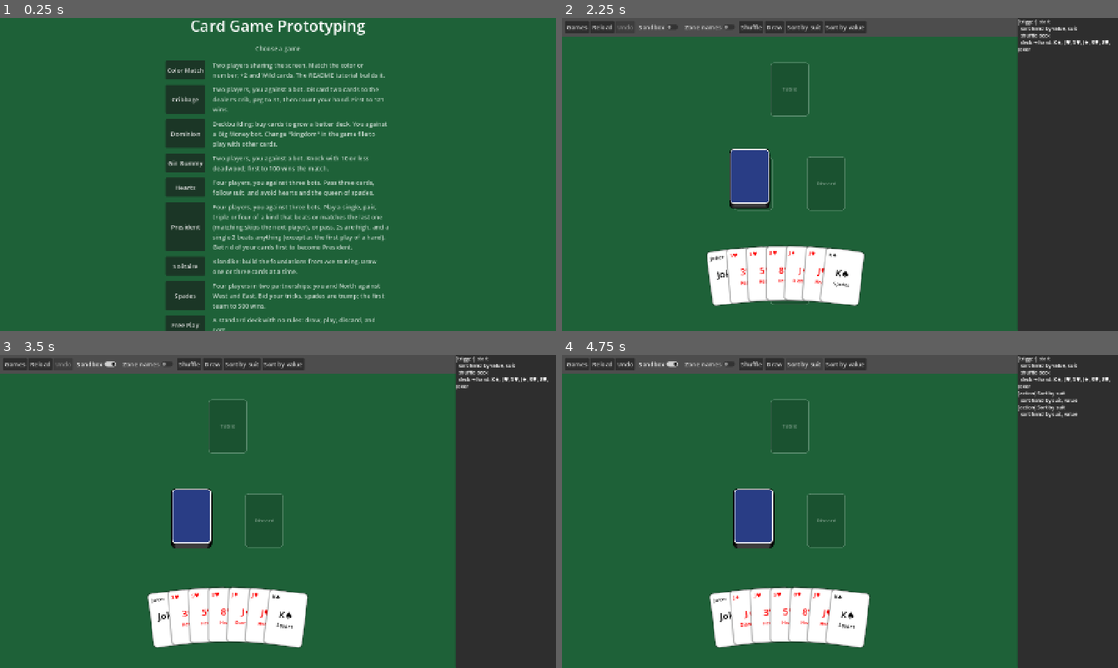
Above: before the commit, frames 1-4 (two rows, left to right).
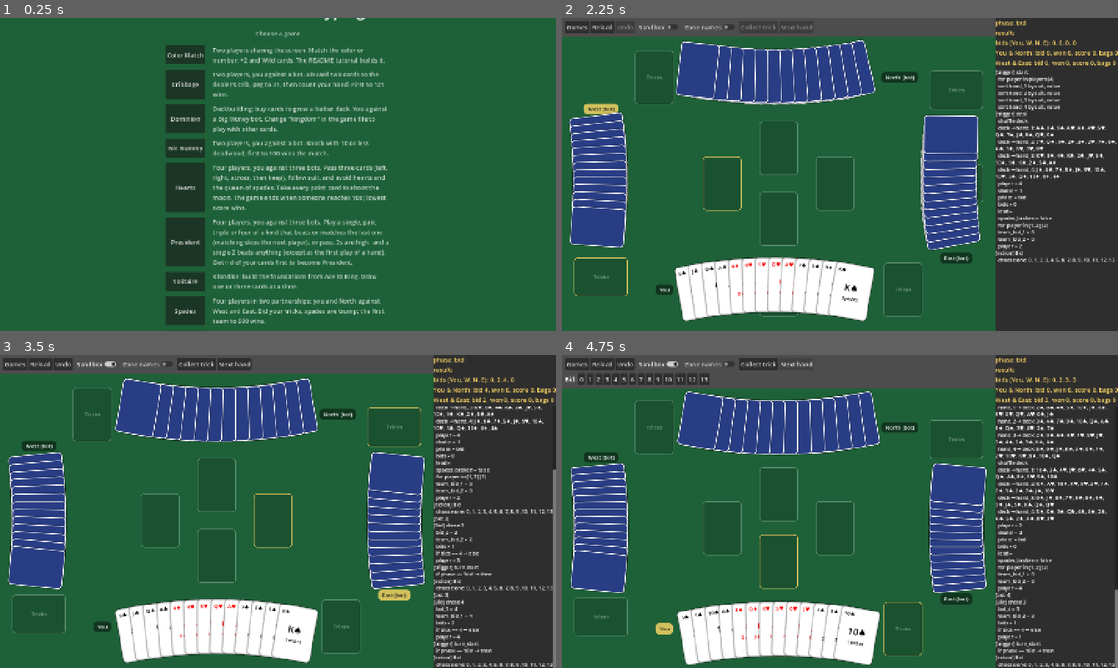
Above: after the commit, the same moments.

Repository: tylersutton/CardGameEngine
Game: Godot game, scene res://scenes/title.tscn
Same seed, same stepped clock (60 frames per second), same inputs: the game is played once before the commit and once after it.
Inputs (mouse positions are in pixels of both pictures, inside the frame that each line leads up to):
- Up to frame 1 (0.25 s): no input
- Up to frame 2 (2.25 s): click (745, 324) at 0.5 s, where only the run before the commit has a clickable "Free Play"; click "Games" at 1.25 s; click (745, 324) at 2 s, where only the run before the commit has a clickable "Free Play"
- Up to frame 3 (3.5 s): click "Sandbox" at 2.75 s
- Up to frame 4 (4.75 s): click (795, 364) at 3.5 s, where only the run after the commit has a clickable "Next hand"; click (795, 364) at 4.25 s, where only the run after the commit has a clickable "Next hand"

The runs differ from the first frame. In frame 1, 14% of the frame differs, in the area x 29-70%, y 0-100%; in frame 2, 29%; in frame 3, 29%; in frame 4, 33%, in the area x 0-100%, y 0-100%.

Commit message:
Roadmap clean-up: grids, Dominion kingdom bot, Hearts extras, fixes
- Zones: "grid" lays out copies in rows; "group" puts several kinds of
  copies in one named group. Dominion's supply uses both.
- Dominion bot buys kingdom cards (a few terminals, draw, markets).
- Hearts: passing rotates left, right, across, keep; shooting the moon;
  the game ends at 100 and the lowest score wins.
- Color Match: the first card turned up can't be a Wild or +2, and taking
  the last card refills the deck (the game could get stuck before).
- A bot's choice no longer shows highlights or choice buttons.

Co-Authored-By: Claude Opus 5.5 <noreply@anthropic.com>

Diff:
--- a/games/color_match.json
+++ b/games/color_match.json
@@ -29,7 +29,7 @@
 		{
 			"from": "deck", "to": "hand",
 			"when": "winner == null",
-			"then": ["end_turn()"]
+			"then": [{ "if": "count(deck) == 0", "then": ["trigger('deck_empty')"] }, "end_turn()"]
 		}
 	],
 	"actions": {
@@ -48,6 +48,7 @@
 			"sort(hand_2, ['color', 'number'])",
 			"shuffle(deck)",
 			"deal(deck, all_hand, 7)",
+			{ "while": "text(top(deck), 'on_pile') != ''", "do": ["shuffle(deck)"] },
 			"move(top(deck), pile)",
 			"assign('active_color', top(pile).data.color)"
 		],
--- a/games/dominion.json
+++ b/games/dominion.json
@@ -8,9 +8,14 @@
 		"box": { "outline": false, "layout": "pile", "face": "down", "anchor": [-0.3, 0.5], "cards": "res://decks/dominion.csv" },
 		"chosen": { "outline": false, "layout": "pile", "anchor": [-0.3, 0.5] },
 		"trash": { "label": "Trash", "layout": "pile", "anchor": [0.55, 0.3] },
-		"supply": {
-			"label": "Empty", "copies": 17, "layout": "pile",
-			"anchors": [[0.05, 0.11], [0.14, 0.11], [0.23, 0.11], [0.32, 0.11], [0.41, 0.11], [0.5, 0.11], [0.59, 0.11], [0.05, 0.49], [0.14, 0.49], [0.23, 0.49], [0.32, 0.49], [0.41, 0.49], [0.05, 0.3], [0.14, 0.3], [0.23, 0.3], [0.32, 0.3], [0.41, 0.3]],
+		"basic_pile": {
+			"label": "Empty", "copies": 7, "group": "supply", "layout": "pile",
+			"anchor": [0.05, 0.11], "grid": { "columns": 7, "spacing": [0.09, 0] },
+			"on_click": ["try_move(card, discard)"]
+		},
+		"kingdom_pile": {
+			"label": "Empty", "copies": 10, "group": "supply", "layout": "pile",
+			"anchor": [0.05, 0.49], "grid": { "columns": 5, "spacing": [0.09, -0.19] },
 			"on_click": ["try_move(card, discard)"]
 		},
 		"deck": { "label": "Deck", "per_player": true, "layout": "pile", "face": "down", "anchors": [[0.07, 0.88], [0.72, 0.11]] },
@@ -31,7 +36,7 @@
 		"your victory points": "sum([deck_1, hand_1, play_1, discard_1], 'vp')",
 		"bot's victory points": "sum([deck_2, hand_2, play_2, discard_2], 'vp')"
 	},
-	"bot": { "players": [2], "prefer": "20 * (sum(my_cards, 'coins') - count(matching(my_cards, 'is_copper'))) / count(my_cards) + sum(my_cards, 'vp') + 0.01 * coins" },
+	"bot": { "players": [2], "prefer": "20 * (sum(my_cards, 'coins') - count(matching(my_cards, 'is_copper'))) / count(my_cards) + 4 * min(count(matching(my_cards, 'is_terminal')), floor(count(my_cards) / 10)) + 3 * min(sum(my_cards, 'cards'), count(matching(my_cards, 'is_action'))) / count(my_cards) * 10 + sum(my_cards, 'vp') + 0.01 * coins" },
 	"conditions": {
 		"basics": "['Copper', 'Silver', 'Gold', 'Estate', 'Duchy', 'Province', 'Curse']",
 		"kingdom": "['Cellar', 'Moat', 'Merchant', 'Village', 'Workshop', 'Militia', 'Remodel', 'Smithy', 'Market', 'Mine']",
@@ -40,6 +45,7 @@
 		"within_limit": "number(card, 'cost') <= gain_limit",
 		"treasure_within_limit": "is_treasure and within_limit",
 		"is_action": "number(card, 'action') == 1",
+		"is_terminal": "is_action and number(card, 'actions') == 0",
 		"is_treasure": "card.data.type == 'Treasure'",
 		"is_gardens": "card.data.name == 'Gardens'",
 		"is_copper": "card.data.name == 'Copper'",
@@ -135,7 +141,7 @@
 		"Witch attack": {
 			"button": false,
 			"steps": [{ "for": "player", "in": "players", "do": [
-				{ "if": "attacked", "then": ["move(top(zone('supply', 7)), discard)"] },
+				{ "if": "attacked", "then": ["move(top(zone('basic_pile', 7)), discard)"] },
 				"assign('immune', false)"
 			] }]
 		},
@@ -144,12 +150,12 @@
 	},
 	"triggers": {
 		"start": [
-			{ "for": "name", "in": "basics", "do": ["move(where(box, 'name', name), zone('supply', name_number))"] },
+			{ "for": "name", "in": "basics", "do": ["move(where(box, 'name', name), zone('basic_pile', name_number))"] },
 			"sort(chosen, ['cost', 'name'])",
 			{ "for": "name", "in": "kingdom", "do": ["move(where(box, 'name', name), chosen)"] },
-			{ "for": "pile", "in": "numbers(8, 17)", "do": ["move(where(chosen, 'name', text(lowest(chosen, 'cost'), 'name')), zone('supply', pile))"] },
-			"deal(zone('supply', 1), all_deck, 7)",
-			"deal(zone('supply', 4), all_deck, 3)",
+			{ "for": "pile", "in": "kingdom_pile", "do": ["move(where(chosen, 'name', text(lowest(chosen, 'cost'), 'name')), pile)"] },
+			"deal(zone('basic_pile', 1), all_deck, 7)",
+			"deal(zone('basic_pile', 4), all_deck, 3)",
 			{ "for": "player", "in": "players", "do": ["sort(hand, ['type', 'cost'])", "shuffle(deck)", "draw(deck, hand, 5)"] }
 		],
 		"deck_empty": ["move(discard, deck)", "shuffle(deck)"],
@@ -172,7 +178,7 @@
 		"check_end": [
 			"assign('empty_piles', 0)",
 			{ "for": "pile", "in": "supply", "do": [{ "if": "count(pile) == 0", "then": ["assign('empty_piles', empty_piles + 1)"] }] },
-			{ "if": "count(zone('supply', 6)) == 0 or empty_piles >= 3", "then": ["trigger('final_score')"] }
+			{ "if": "count(zone('basic_pile', 6)) == 0 or empty_piles >= 3", "then": ["trigger('final_score')"] }
 		],
 		"final_score": [
 			{ "for": "player", "in": "players", "do": ["assign('score', sum(my_cards, 'vp') + gardens_vp)"] },
--- a/games/hearts.json
+++ b/games/hearts.json
@@ -1,6 +1,6 @@
 {
 	"title": "Hearts",
-	"description": "Four players, you against three bots. Pass three cards, follow suit, and avoid hearts and the queen of spades.",
+	"description": "Four players, you against three bots. Pass three cards (left, right, across, then keep), follow suit, and avoid hearts and the queen of spades. Take every point card to shoot the moon. The game ends when someone reaches 100; lowest score wins.",
 	"players": 4,
 	"player_names": ["You", "West", "North", "East"],
 	"seats": [[0.236, 0.86], [0.09, 0.247], [0.78, 0.14], [0.91, 0.753]],
@@ -18,9 +18,9 @@
 			"rotations": [0, 90, 180, 270]
 		}
 	},
-	"variables": { "phase": "pass", "passed": 0, "lead": "", "hearts_broken": false, "tricks": 0 },
+	"variables": { "phase": "pass", "hand_number": 0, "pass_to": 1, "passed": 0, "lead": "", "hearts_broken": false, "tricks": 0, "moon": 0, "best": 0, "best_score": 0, "result": "" },
 	"player_variables": { "score": 0 },
-	"status": { "your points this hand": "sum(won_1, 'points')" },
+	"status": { "your points this hand": "sum(won_1, 'points')", "passing": "['no pass', 'left', 'across', 'right'][int(pass_to)]" },
 	"bot": { "players": [2, 3, 4], "prefer": "-sum(hand, 'value') - 2 * played_face_up - 10 * sum(won, 'points')" },
 	"conditions": {
 		"follows_suit": "lead == '' or card.data.suit == lead or count(where(hand, 'suit', lead)) == 0",
@@ -42,7 +42,7 @@
 	],
 	"actions": {
 		"Pass 3": {
-			"when": "phase == 'pass'",
+			"button": false,
 			"choose": "hand", "pick": 3,
 			"steps": [
 				"move(choice, played)",
@@ -68,6 +68,8 @@
 			"trigger('deal')"
 		],
 		"deal": [
+			"assign('hand_number', hand_number + 1)",
+			"assign('pass_to', [1, 3, 2, 0][int(hand_number - 1) % 4])",
 			"move([all_hand, all_played, all_won], deck)",
 			"shuffle(deck)",
 			"deal(deck, all_hand, 13)",
@@ -77,17 +79,33 @@
 			"assign('lead', '')",
 			"assign('hearts_broken', false)",
 			"assign('player', 1)",
-			"ask('Pass 3')"
+			{ "if": "pass_to == 0", "then": ["trigger('first_lead')"], "else": ["ask('Pass 3')"] }
 		],
 		"turn_start": [{ "if": "phase == 'pass'", "then": ["ask('Pass 3')"] }],
 		"exchange": [
-			{ "for": "player", "in": "players", "do": ["move(played, opponent_hand)"] },
+			{ "for": "player", "in": "players", "do": ["move(played, zone('hand', next_player(pass_to)))"] },
+			"trigger('first_lead')"
+		],
+		"first_lead": [
 			"assign('phase', 'play')",
 			"assign('player', owner(top(where(all_hand, 'name', '2♣'))))"
 		],
 		"score_hand": [
-			{ "for": "player", "in": "players", "do": ["assign('score', score + sum(won, 'points'))"] },
-			"assign('phase', 'hand over')"
+			"assign('moon', 0)",
+			{ "for": "player", "in": "players", "do": [{ "if": "sum(won, 'points') == 26", "then": ["assign('moon', player)"] }] },
+			{ "for": "player", "in": "players", "do": [
+				{ "if": "moon == 0", "then": ["assign('score', score + sum(won, 'points'))"] },
+				{ "if": "moon != 0 and moon != player", "then": ["assign('score', score + 26)"] }
+			] },
+			"assign('phase', 'hand over')",
+			{ "if": "max(max(score_1, score_2), max(score_3, score_4)) >= 100", "then": ["trigger('game_over')"] }
+		],
+		"game_over": [
+			"assign('phase', 'over')",
+			"assign('best', 1)",
+			"assign('best_score', score_1)",
+			{ "for": "player", "in": "players", "do": [{ "if": "score < best_score", "then": ["assign('best', player)", "assign('best_score', score)"] }] },
+			"assign('result', ['You win!', 'West wins', 'North wins', 'East wins'][int(best) - 1])"
 		]
 	},
 	"card_face": { "corner": "name", "title": "name", "body": ["suit"], "color": "color" }
--- a/scripts/core/game.gd
+++ b/scripts/core/game.gd
@@ -86,6 +86,8 @@
 			var zone := Zone.new(zone_kind, definition, number)
 			_add_zone(zone, definition)
 			zone_groups[group_name].append(zone)
+			if definition.has("group"):
+				zone_groups.get_or_add(definition.group, []).append(zone)
 	variables = rules.variables.duplicate(true)
 	if rules.players > 1:
 		variables[PLAYER_VARIABLE] = 1
@@ -772,7 +774,7 @@
 
 
 func _names(rule_zone: Variant, zone: Zone) -> bool:
-	return rule_zone == null or _resolve(rule_zone) == zone.name or (rule_zone in zone_groups and zone.kind == rule_zone)
+	return rule_zone == null or _resolve(rule_zone) == zone.name or (rule_zone in zone_groups and zone in zone_groups[rule_zone])
 
 
 func _refusal_reason(source: Zone, destination: Zone) -> String:
@@ -973,6 +975,12 @@
 	if per_player and definition.has("copies"):
 		errors.append("Zone \"%s\": use \"per_player\" or \"copies\", not both" % zone_kind)
 	var copies: int = rules.players if per_player else int(definition.get("copies", 0))
+	var grid: Variant = definition.get("grid")
+	if grid != null and not (grid is Dictionary and grid.get("columns") is float and grid.get("spacing") is Array and grid.spacing.size() == 2):
+		errors.append("Zone \"%s\": \"grid\" should look like { \"columns\": 5, \"spacing\": [0.09, 0.19] }" % zone_kind)
+		return 0
+	if definition.has("group") and copies == 0:
+		errors.append("Zone \"%s\": \"group\" needs \"copies\" or \"per_player\"" % zone_kind)
 	if copies and definition.has("anchors") and definition.anchors.size() < copies:
 		errors.append("Zone \"%s\" needs %d anchors in \"anchors\" (one per %s)" % [zone_kind, copies, "player" if per_player else "copy"])
 		return 0
--- a/scripts/core/zone.gd
+++ b/scripts/core/zone.gd
@@ -37,6 +37,10 @@
 	face = definition.get("face", "up")
 	var anchor_values: Array = definition.anchors[number - 1] if number and definition.has("anchors") else definition.get("anchor", [0.5, 0.5])
 	anchor = Vector2(anchor_values[0], anchor_values[1])
+	if number and definition.has("grid"):
+		var columns := int(definition.grid.columns)
+		var spacing: Array = definition.grid.spacing
+		anchor += Vector2((number - 1) % columns * spacing[0], (number - 1) / columns * spacing[1])
 	width = definition.get("width", 0.0)
 	var rotations: Array = definition.get("rotations", [])
 	rotation = rotations[number - 1] if number and rotations.size() >= number else definition.get("rotation", 0.0)
--- a/scripts/ui/main.gd
+++ b/scripts/ui/main.gd
@@ -74,7 +74,7 @@
 		%ChoiceBar.remove_child(child)
 		child.queue_free()
 	var picking_cards := game.choosing_cards() and not game.pick_exact
-	%ChoiceMargin.visible = game.choosing != "" and (picking_cards or not game.choosing_cards())
+	%ChoiceMargin.visible = game.choosing != "" and (picking_cards or not game.choosing_cards()) and not game.is_bot_turn()
 	if not %ChoiceMargin.visible:
 		return
 	var prompt := Label.new()
--- a/scripts/ui/table_view.gd
+++ b/scripts/ui/table_view.gd
@@ -93,7 +93,7 @@
 func _refresh_views() -> void:
 	for card in views:
 		views[card].face_up = game.shows_face(card)
-		views[card].highlighted = card in game.choices
+		views[card].highlighted = card in game.choices and not game.is_bot_turn()
 		views[card].selected = card in game.selected
 
 
Not shown, changed: README.md
